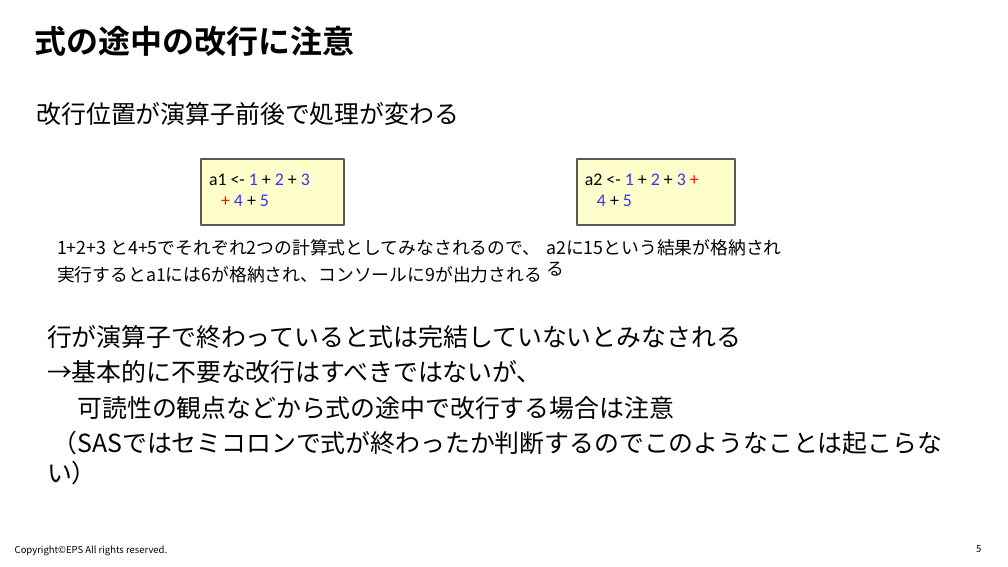
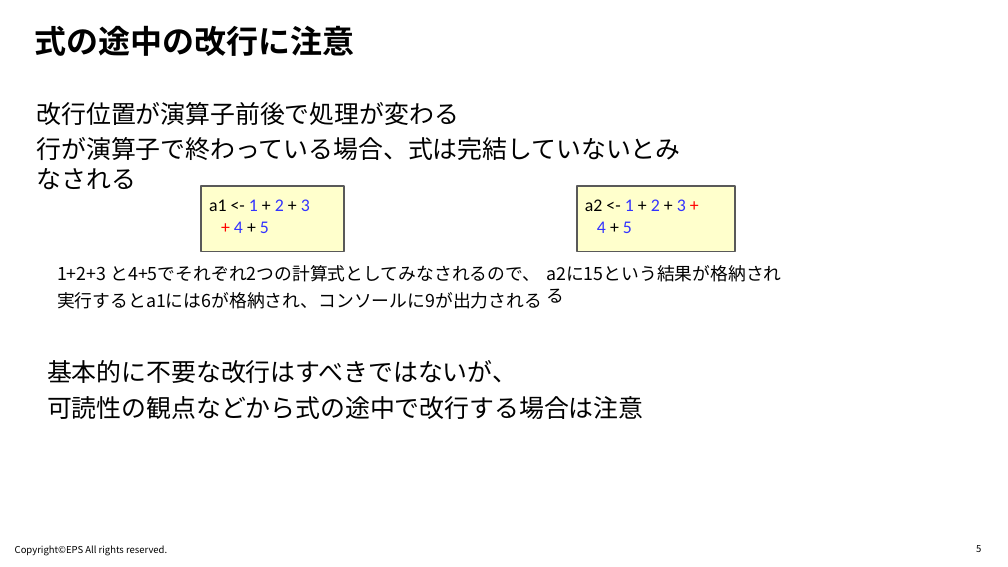
Before and after one commit to R-with-Pharma-Labo/Meetup_1, a slide deck: slide 5 of Materials/1440-1500_Oyama/Rの頑健なコードを書くにはどのような工夫が必要か.pptx. Drawn at 1008x567 pixels with LibreOffice and Linux fonts; fonts in the diff are those of the drawing; background and template pictures are left out. Boxes give left, top, right and bottom in pixels: in the first picture for what was removed or moved away, otherwise in the second. Text is boxed around its words. In the diff, an @@ line names an element or a change of style, - is before the commit and + after.

```diff
--- a/Materials/1440-1500_Oyama/Rの頑健なコードを書くにはどのような工夫が必要か.pptx
+++ b/Materials/1440-1500_Oyama/Rの頑健なコードを書くにはどのような工夫が必要か.pptx
@@ text at <box>37,137,681,190</box>: paragraph added @@
+行が演算子で終わっている場合、式は完結していないとみなされる
@@ 4 texts, 2 rectangles: place and size @@
-4 texts, 2 rectangles at <box>57,159,789,283</box>
+4 texts, 2 rectangles at <box>57,186,789,309</box>
@@ text at <box>47,360,643,419</box>: paragraph removed @@
-（SASではセミコロンで式が終わったか判断するのでこのようなことは起こらない）
@@ text at <box>47,360,517,383</box>: text changed @@
-行が演算子で終わっていると式は完結していないとみなされる
-→基本的に不要な改行はすべきではないが、
+基本的に不要な改行はすべきではないが、
```
Also in this commit, not shown: 12 other slides changed.
